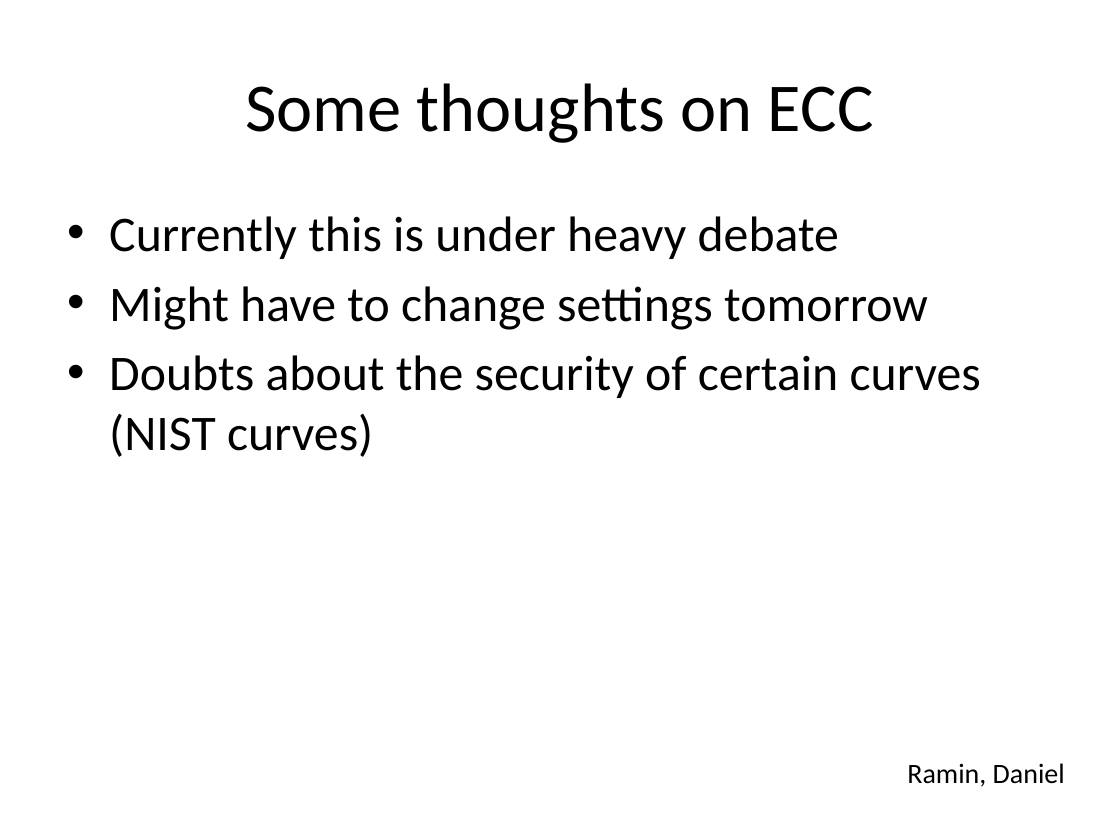
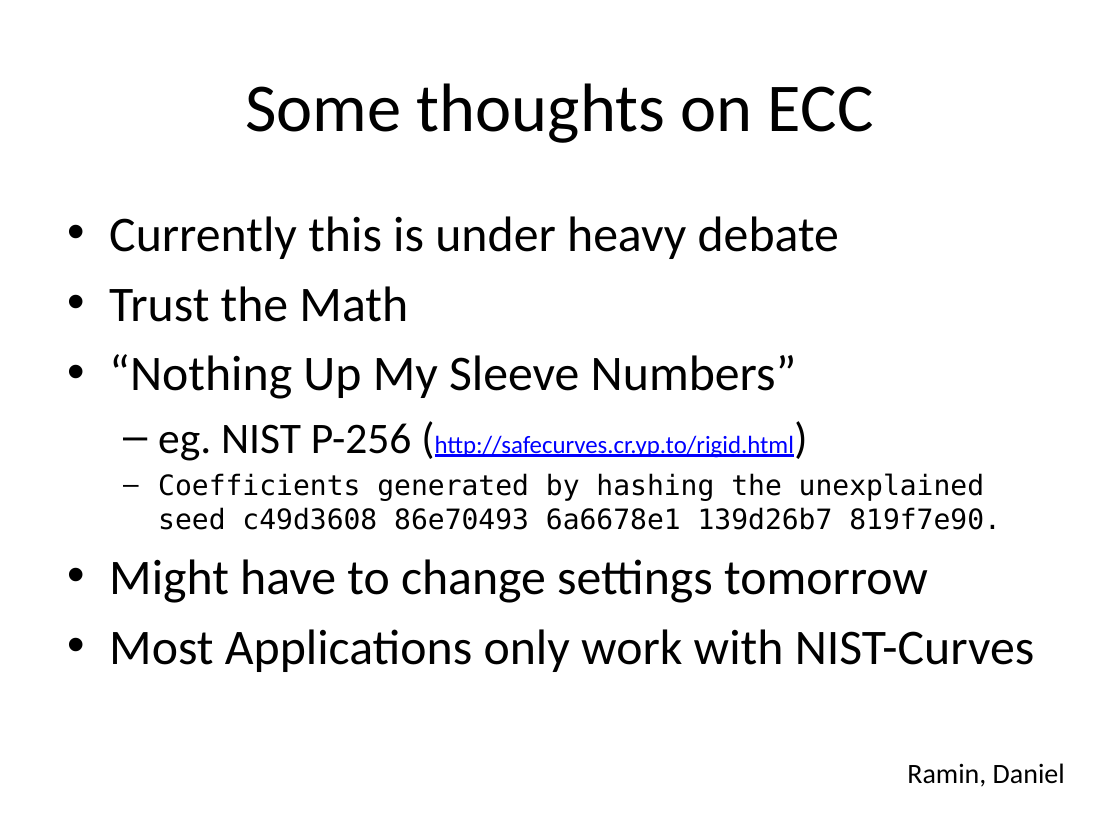
Before and after one commit to BetterCrypto/Applied-Crypto-Hardening, a slide deck: slide 9 of presentations/20131122-Deepsec-ACH project.pptx. Drawn at 1120x840 pixels with LibreOffice and Linux fonts; fonts in the diff are those of the drawing. Boxes give left, top, right and bottom in pixels: in the first picture for what was removed or moved away, otherwise in the second. Text is boxed around its words. In the diff, an @@ line names an element or a change of style, - is before the commit and + after.

```diff
--- a/presentations/20131122-Deepsec-ACH project.pptx
+++ b/presentations/20131122-Deepsec-ACH project.pptx
@@ text at (x1=109, y1=286, x2=1001, y2=530): paragraphs added @@
+• Trust the Math
+  • “Nothing Up My Sleeve Numbers”
+  – eg. NIST P-256 (http://safecurves.cr.yp.to/rigid.html)
+  – Coefficients generated by hashing the unexplained seed c49d3608 86e70493 6a6678e1 139d26b7 819f7e90.
@@ text at (x1=109, y1=629, x2=1035, y2=672): text changed @@
-• Doubts about the security of certain curves (NIST curves)
+• Most Applications only work with NIST-Curves
```
Also in this commit, not shown: 5 other slides changed, 3 slides added.
